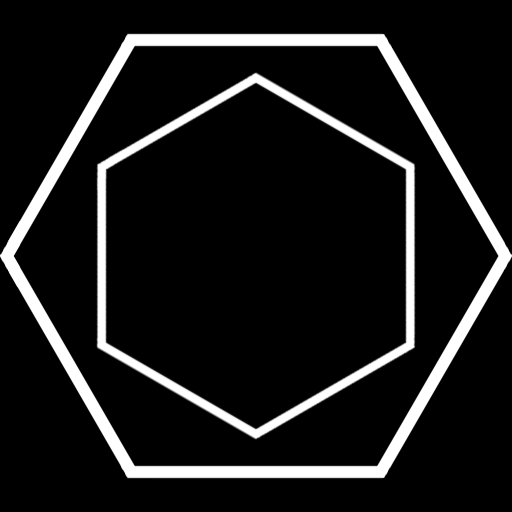
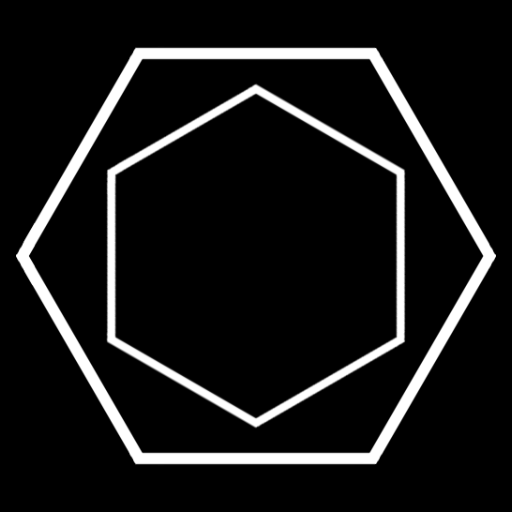
Before/after of a w=512, h=512 layered artwork. What changed in the layer stack:
painted on "l1 copy #1" over [96, 54, 416, 440]
painted on "l1 copy" over [0, 32, 512, 480]